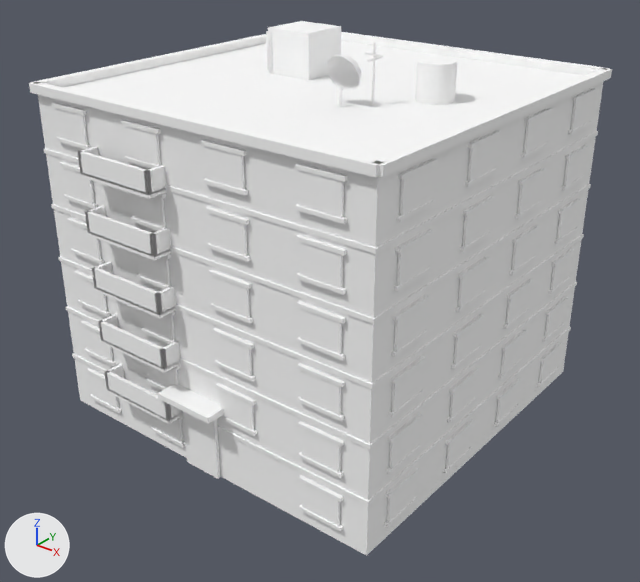
The glTF model public/assets/models/buildings/apartment_0.glb: old version first, new version second.
Both versions are drawn from a 50 mm camera at (871.0, -1113.0, 880.0) aimed at (25.0, -55.0, 224.0). The axes (+X, +Y, +Z) are drawn at lower left. The lights are the same throughout. The older version comes first. Vertices at exactly the same position are counted once.

Names of what the first picture shows: 'building'.
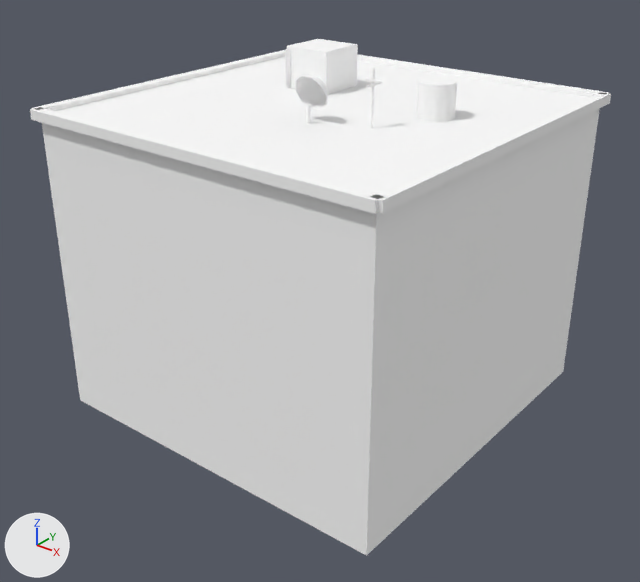
Changed parts and their boxes (x1, y1, x2, y2) in the pictures (640 x 582 px; the box of a moved part takes in the faces that stretch with it):
'building', reshaped
    before: (29, 21, 612, 556)
    after: (42, 108, 600, 556)
'props', added
    after: (30, 39, 611, 214)
part 1 of me_building, deleted
    before: (29, 21, 612, 531)
part 2 of me_building, moved or reshaped
    before: (38, 41, 603, 539)
    after: (42, 108, 600, 539)

What the commit changed:
Material 'props' (mat_props) is new.
Its base color is (1.0, 1.0, 1.0) (white #ffffff).
Its roughness is 0.9.
me_building is used by ob_building; location (0.0, 0.0, 0.0).
Verts and faces of me_building; kept vertices keep their numbers, new ones are numbered from 2687.
Before the commit, vertices of me_building: 0 (320.0, -320.0, 560.0), 1 (320.0, 320.0, 560.0), 4 (-320.0, 320.0, 560.0), 5 (-320.0, -320.0, 560.0).
me_building had 2687 vertices, 4094 faces and spanned x -330.0..330.0, y -358.0..330.0, z 0.0..650.0.
me_building now has 8 vertices, 12 faces and spans x -320.0..320.0, y -320.0..320.0, z 0.0..520.0.
me_building part 1: 317 loose pieces with 2679 vertices, spanning x -330.0..330.0, y -358.0..330.0, z 0.0..650.0, are deleted.
Part 2, on me_building:
Vertices 0, 1, 4, 5 move by (0.0, 0.0, -40.0).
Mesh me_props is new.
It has 211 vertices, 350 faces and spans x -333.0..333.0, y -333.0..333.0, z 514.0..613.0.
It uses material mat_props (white #ffffff).
Object 'props' (ob_props) is new; it shows me_props.
Its location is (0.0, 0.0, 0.0).
